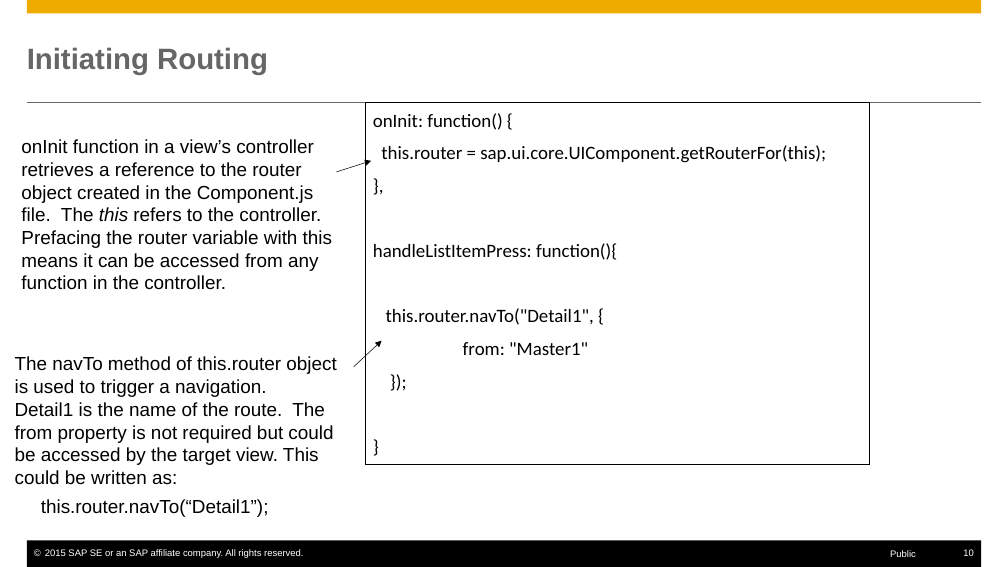
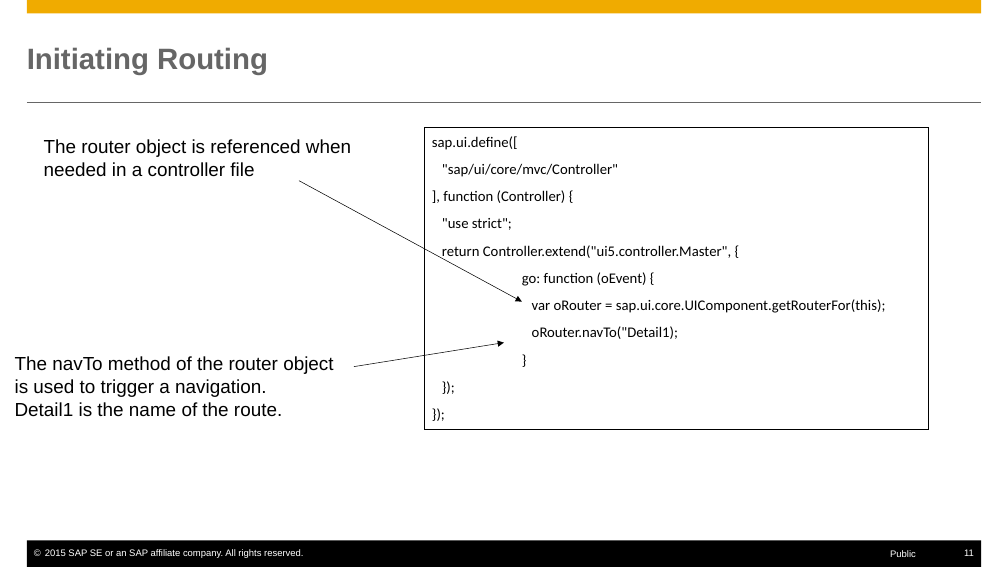
Before and after one commit to rosshigh/UI5, a slide deck: slide 11 of Notes/SAPUI5-Routing.pptx (slide 10 before the commit). Drawn at 1008x567 pixels with LibreOffice and Linux fonts; fonts in the diff are those of the drawing. Boxes give left, top, right and bottom in pixels: in the first picture for what was removed or moved away, otherwise in the second. Text is boxed around its words. In the diff, an @@ line names an element or a change of style, - is before the commit and + after.

```diff
--- a/Notes/SAPUI5-Routing.pptx
+++ b/Notes/SAPUI5-Routing.pptx
@@ text at bbox=[44, 139, 351, 177]: text changed @@
-onInit function in a view’s controller
-retrieves a reference to the router
-object created in the Component.js
-file. The this refers to the controller.
-Prefacing the router variable with this
-means it can be accessed from any
-function in the controller.
+The router object is referenced when
+needed in a controller file
@@ text in rectangle at bbox=[425, 128, 929, 430]: text changed; size 18 to 14 pt @@
-}
+});
@@ rectangle "sap.ui.define([": place and size @@
-rectangle "sap.ui.define([" at bbox=[366, 103, 870, 465]
+rectangle "sap.ui.define([" at bbox=[425, 128, 929, 430]
@@ rectangle "sap.ui.define([" at bbox=[425, 128, 929, 430]: size 18 to 14 pt in "});" @@
@@ text in rectangle at bbox=[432, 136, 886, 339]: text changed; size 18 to 14 pt @@
-onInit: function() {
-this.router = sap.ui.core.UIComponent.getRouterFor(this);
-},
-handleListItemPress: function(){
-this.router.navTo("Detail1", {
-from: "Master1"
+sap.ui.define([
+"sap/ui/core/mvc/Controller"
+], function (Controller) {
+"use strict";
+return Controller.extend("ui5.controller.Master", {
+go: function (oEvent) {
+var oRouter = sap.ui.core.UIComponent.getRouterFor(this);
+oRouter.navTo("Detail1);
+}
@@ arrow moved from (336, 172) - (371, 161) to (299, 181) - (521, 301) @@
@@ text at bbox=[15, 356, 333, 417]: text changed @@
-The navTo method of this.router object
-is used to trigger a navigation.
-Detail1 is the name of the route. The
-from property is not required but could
-be accessed by the target view. This
-could be written as:
-this.router.navTo(“Detail1”);
+The navTo method of the router object
+is used to trigger a navigation.
+Detail1 is the name of the route.
@@ arrow moved from (354, 366) - (382, 341) to (354, 366) - (504, 342) @@
@@ page number at bbox=[964, 549, 974, 556]: text changed @@
-10
+11
```
Also in this commit, not shown: 10 other slides changed, 3 slides added, 2 slides removed, 24 other files.
